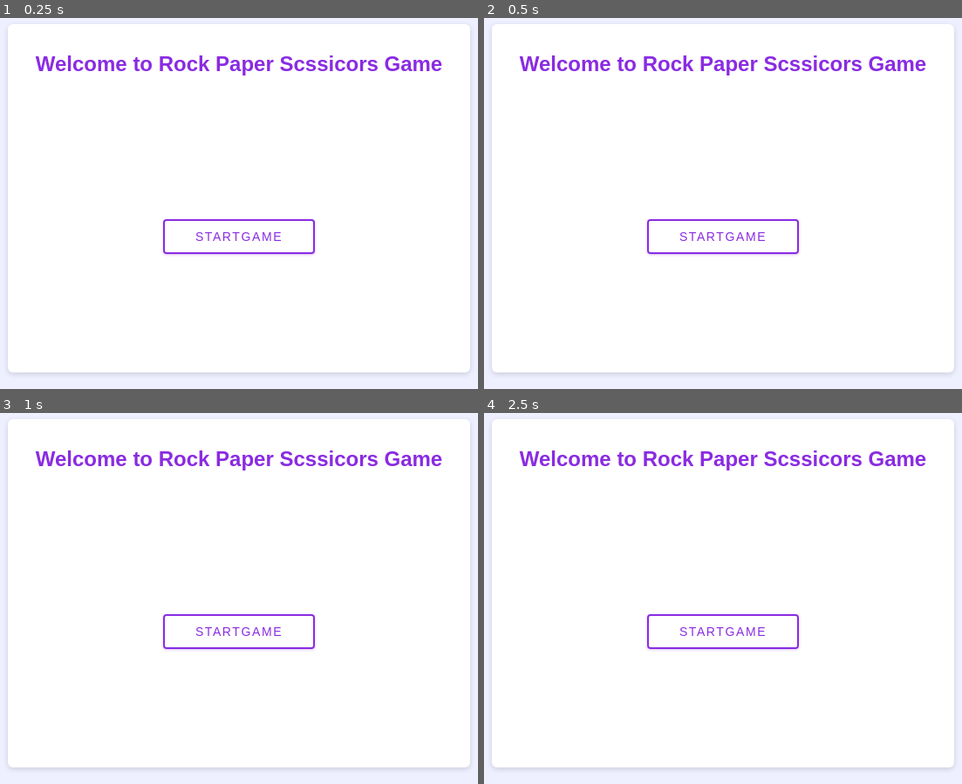
Above: before the commit, frames 1-4 (two rows, left to right).
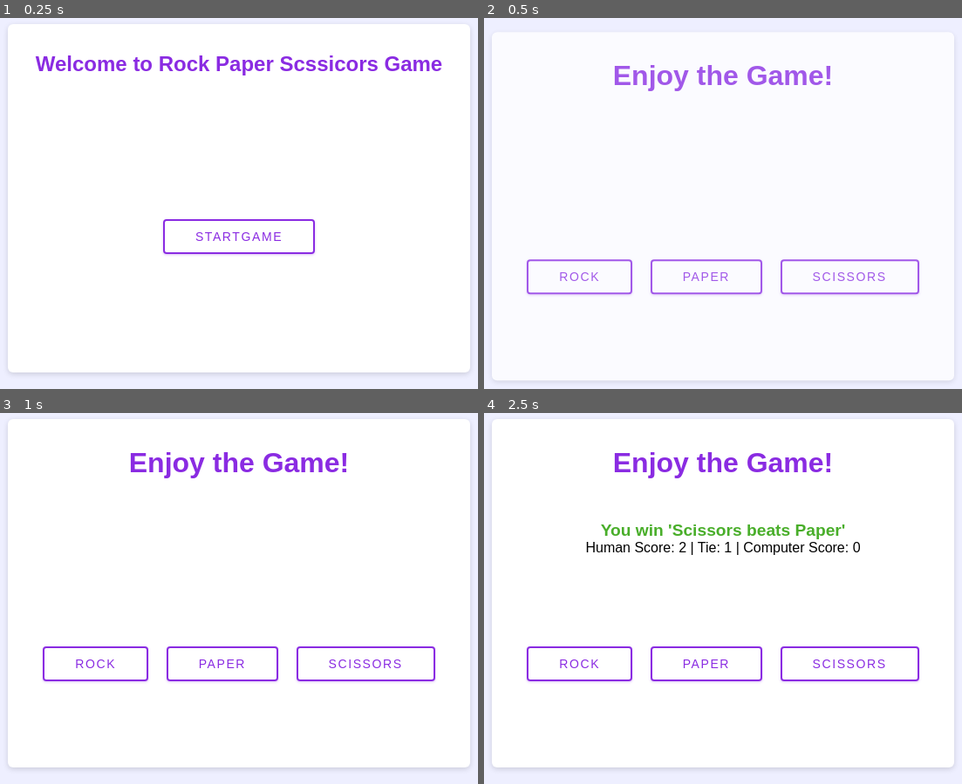
Above: after the commit, the same moments.

Repository: DomingosNsuami/odin-rock-paper-scissors
Game: browser game, page index.html
Same seed, same stepped clock (60 frames per second), same inputs: the game is played once before the commit and once after it.
Inputs (mouse positions are in pixels of both pictures, inside the frame that each line leads up to):
- Up to frame 1 (0.25 s): no input
- Up to frame 2 (0.5 s): click "STARTGAME" at 0.27 s
- Up to frame 3 (1 s): no input
- Up to frame 4 (2.5 s): click (579, 665) at 1.27 s, where only the run after the commit has a clickable "ROCK"; click (708, 665) at 1.87 s, where only the run after the commit has a clickable "PAPER"; click (847, 665) at 2.47 s, where only the run after the commit has a clickable "SCISSORS"

Frame 1 is identical in both runs. In frame 2, 5.9% of the frame differs, in the area x 1-99%, y 10-97%; in frame 3, 4.0%; in frame 4, 5.4%.

Commit message:
Add Dom manipulation with new added screen

Diff:
--- a/script.js
+++ b/script.js
@@ -1,7 +1,17 @@
+const StartContainer = document.querySelector(".start")
+const gameContainer = document.querySelector(".game")
+const StartButtom = document.querySelector(".startButton")
 const rockEl = document.querySelector("#rock");
 const paperEl = document.querySelector("#paper");
 const scissorsEl = document.querySelector("#scissors");
 const resultText = document.querySelector(".text");
+
+StartButtom.addEventListener("click",startGame);
+
+function startGame(){
+  StartContainer.classList.remove("active")
+  gameContainer.classList.add("active","fadeUp")
+}
 
 function getComputerChoice() {
   let computerNumber = Math.floor(Math.random() * 3) + 1;
@@ -84,8 +94,14 @@
 
   if (humanScore == 5) {
     pontuation.textContent = "You win!";
+    humanScore = 0;
+    computerScore = 0
+    tie = 0
   } else if (computerScore == 5) {
     pontuation.textContent = "You lose!";
+    humanScore = 0;
+    computerScore = 0
+    tie = 0
   }
 }
 
